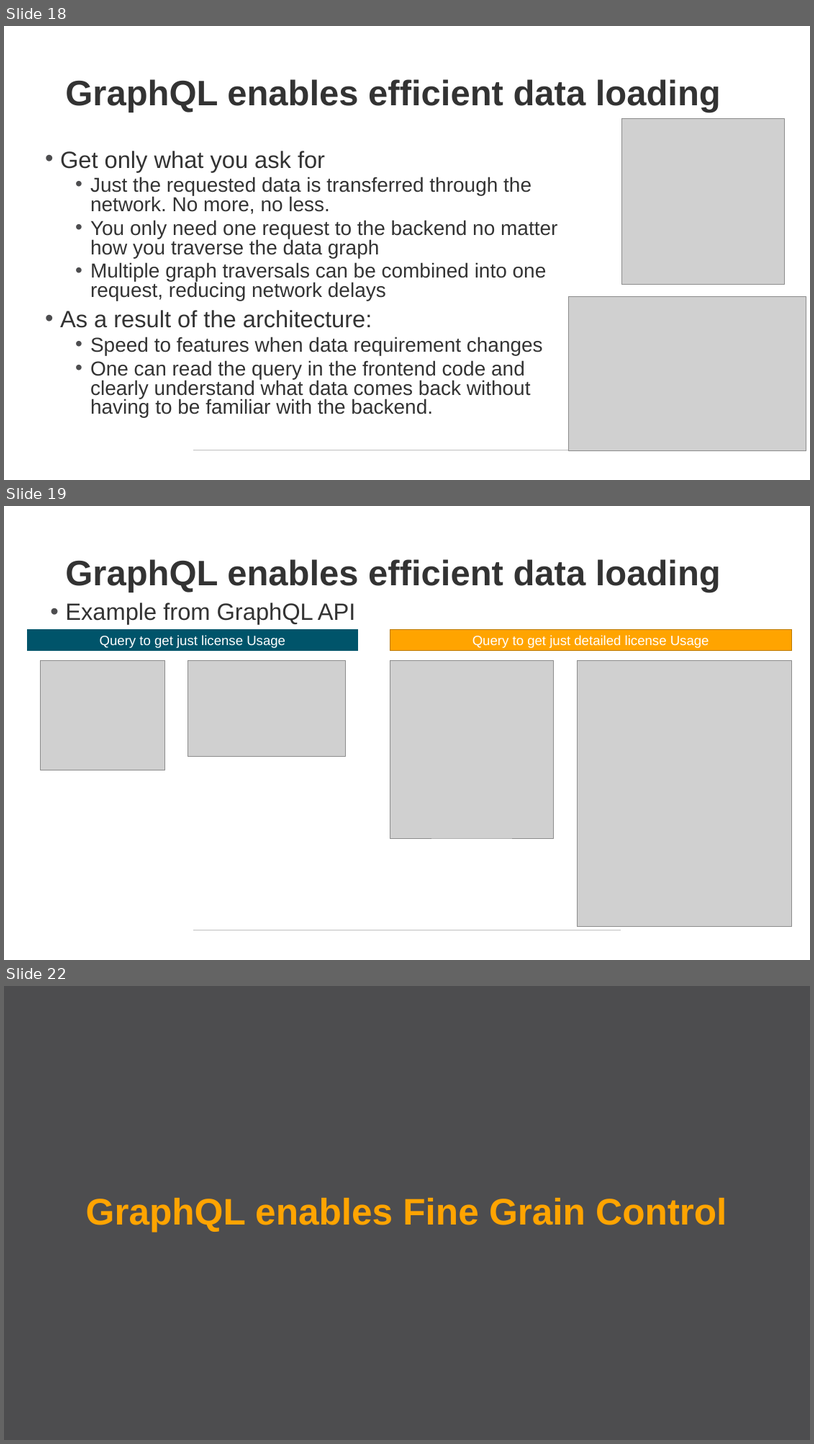
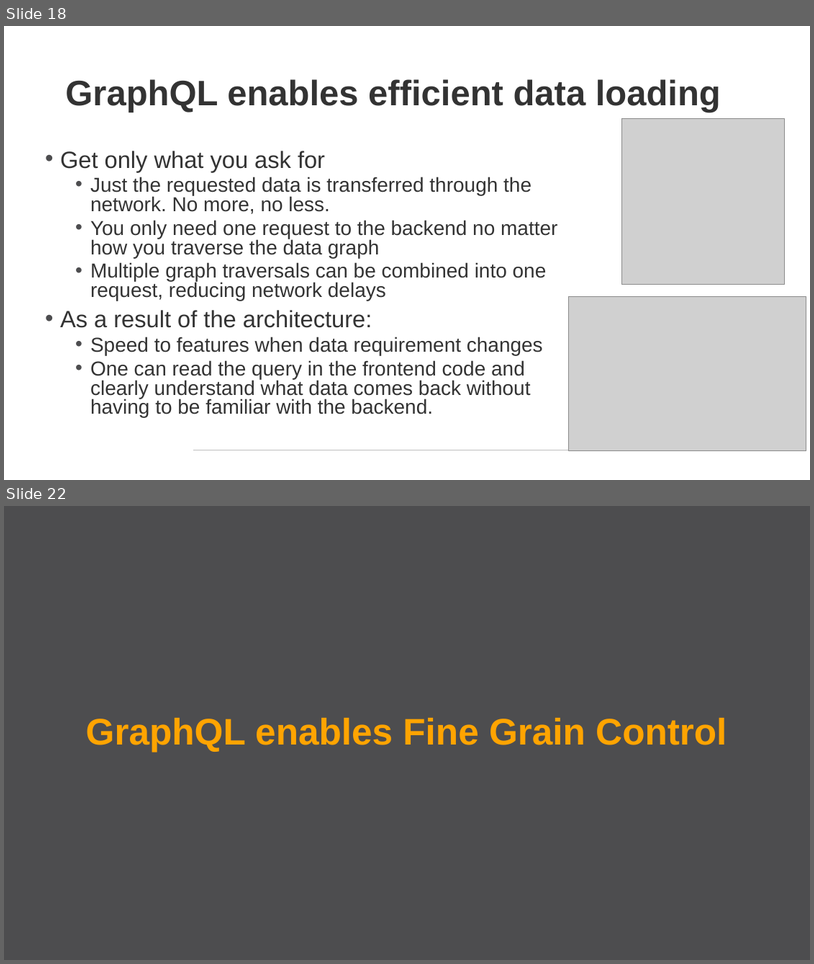
Before and after one commit to NPDSoftwareDev/graphql-presentation, a slide deck: graphql Introduction.pptx. Shown one above the other, each under a label of ours: slides 18, 19 and 22 before the commit, slides 18 and 22 after it; the slides between them are not shown. The pictures are 814x1444 and 814x964 pixels, drawn with LibreOffice and Linux fonts; fonts in the diff are those of the drawing; grey boxes stand for pictures. Boxes give left, top, right and bottom in pixels: in the first picture for what was removed or moved away, otherwise in the second. Text is boxed around its words. In the diff, an @@ line names an element or a change of style, - is before the commit and + after.

Commit message:
better explanatiion of what it means to have efficient data loading

```diff
--- a/graphql Introduction.pptx
+++ b/graphql Introduction.pptx
@@ slide 19 removed at (x1=4, y1=506, x2=810, y2=960), background #FFFFFF; not listed: 2 template elements that a slide beside it also shows @@
@@ title removed at (x1=65, y1=559, x2=721, y2=592) @@
-GraphQL enables efficient data loading
@@ text removed at (x1=65, y1=602, x2=356, y2=624) @@
-• Example from GraphQL API
@@ rectangle removed at (x1=28, y1=629, x2=358, y2=650) @@
-Query to get just license Usage
@@ rectangle removed at (x1=390, y1=629, x2=792, y2=650) @@
-Query to get just detailed license Usage
@@ picture removed at (x1=40, y1=660, x2=165, y2=770) @@
@@ picture removed at (x1=188, y1=660, x2=346, y2=756) @@
@@ picture removed at (x1=390, y1=660, x2=554, y2=838) @@
@@ picture removed at (x1=578, y1=660, x2=792, y2=926) @@
```
Also in this commit, not shown: 1 slide changed, 2 slides added, 1 other slide removed, 2 other files.
